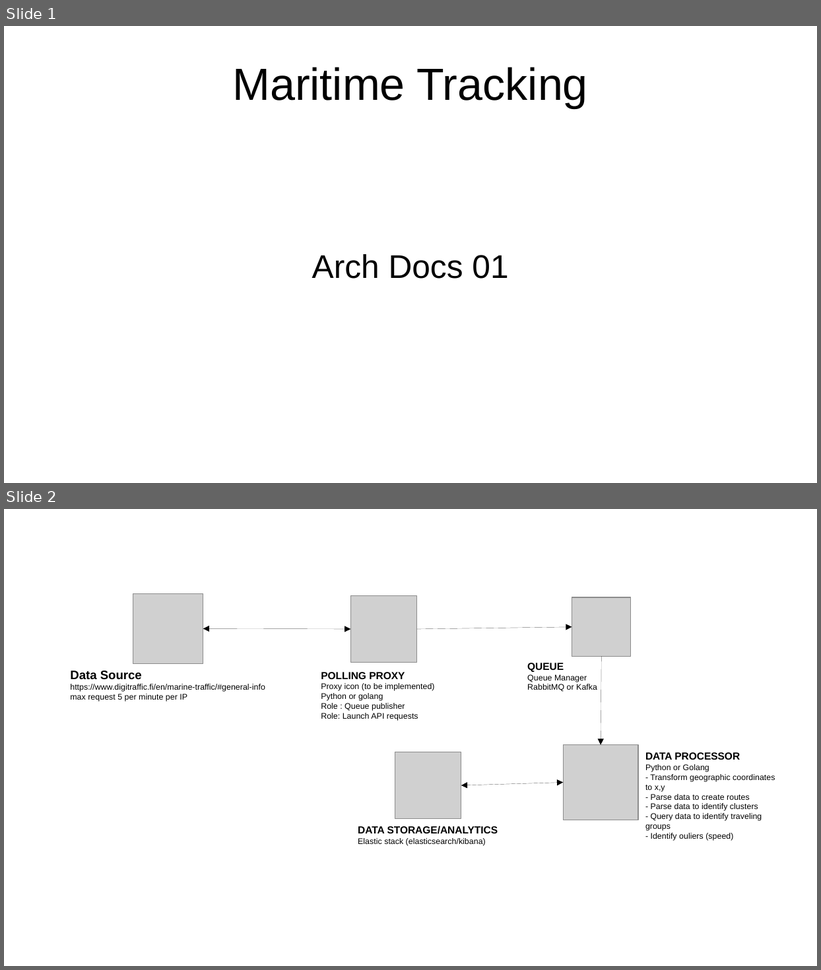
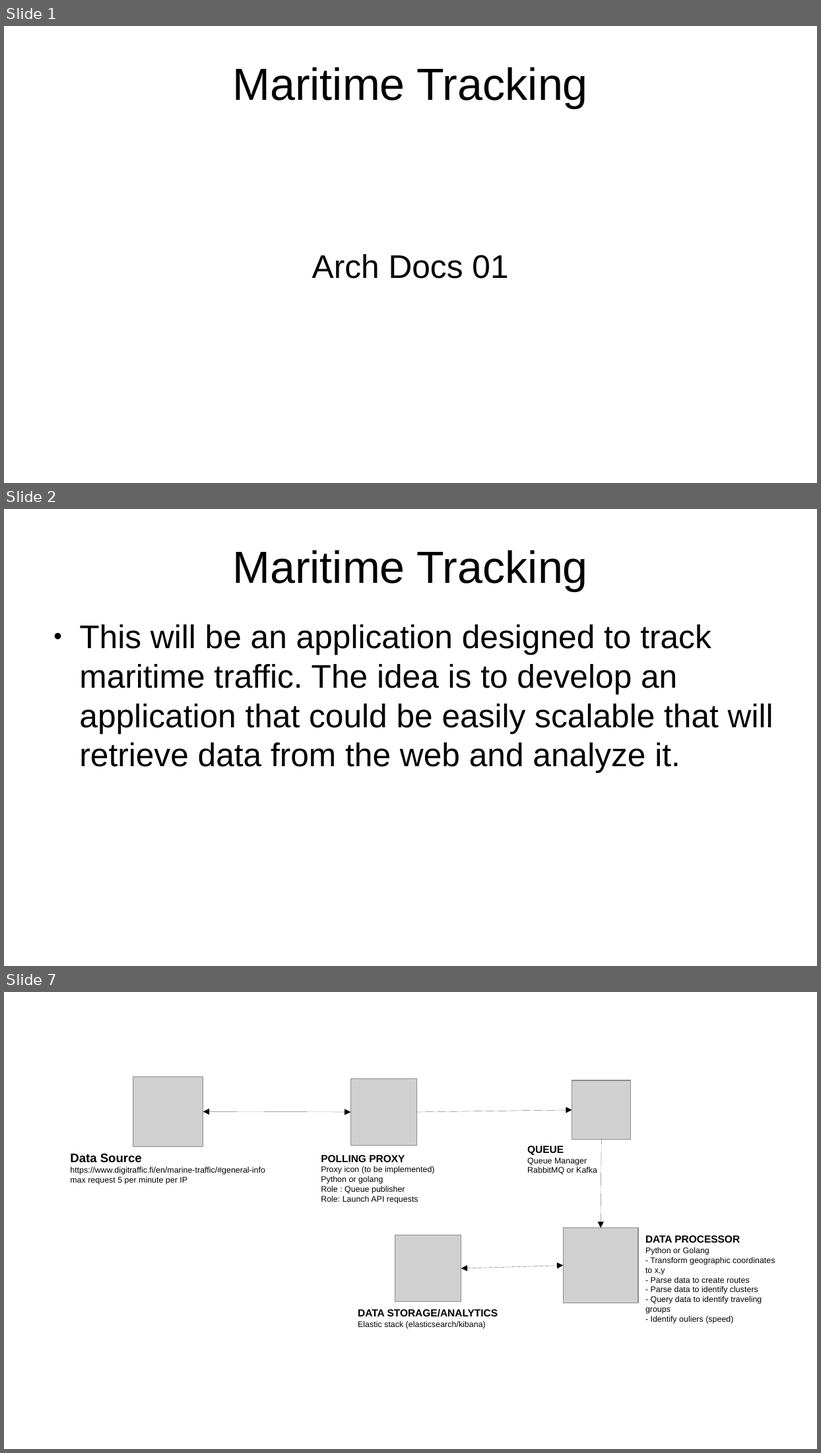
Before and after one commit to helberius/maritime_tracking, a slide deck: arch_docs/arch_design_01.odp. Shown one above the other, each under a label of ours: slides 1 and 2 before the commit, slides 1, 2 and 7 after it; the slides between them are not shown. The pictures are 821x970 and 821x1453 pixels, drawn with LibreOffice and Linux fonts; fonts in the diff are those of the drawing; grey boxes stand for pictures. Boxes give left, top, right and bottom in pixels: in the first picture for what was removed or moved away, otherwise in the second. Text is boxed around its words. In the diff, an @@ line names an element or a change of style, - is before the commit and + after.

```diff
--- a/arch_docs/arch_design_01.odp
+++ b/arch_docs/arch_design_01.odp
@@ slide 2 added at (4,509,817,966), background #FFFFFF @@
@@ title added at (232,550,588,591), 44 pt, text #000000 @@
+Maritime Tracking
@@ text added at (79,625,774,773), 32 pt, text #000000 @@
+● This will be an application designed to track maritime traffic. The idea is to develop an application that could be easily scalable that will retrieve data from the web and analyze it.
@@ what was slide 2 is now slide 7 @@
```
Also in this commit, not shown: 4 other slides added.
